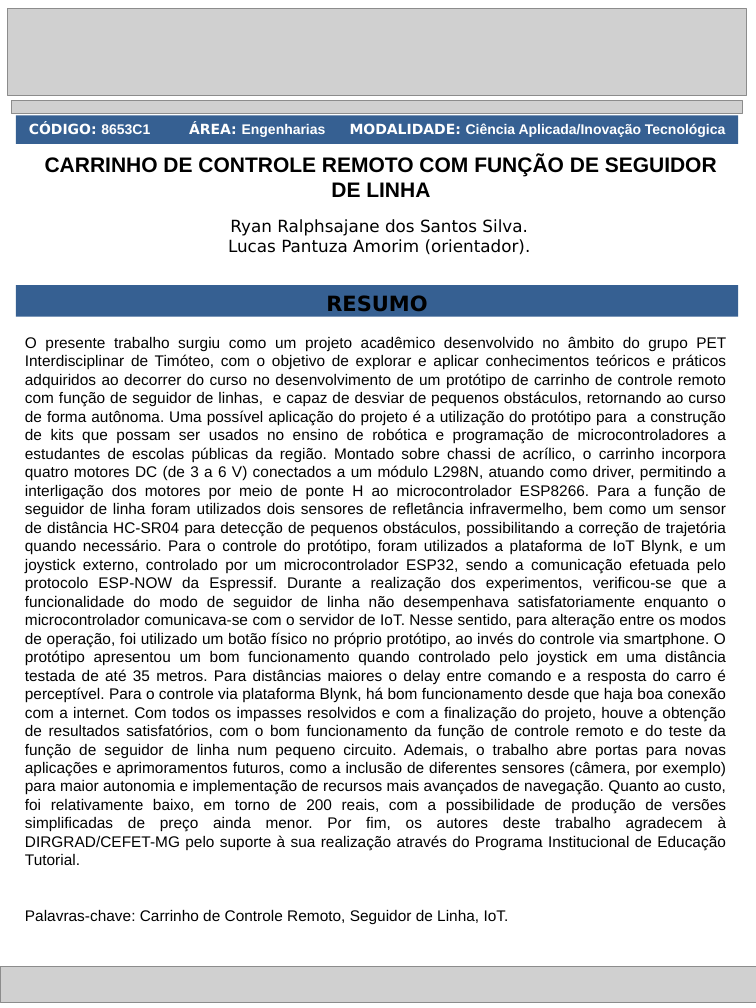
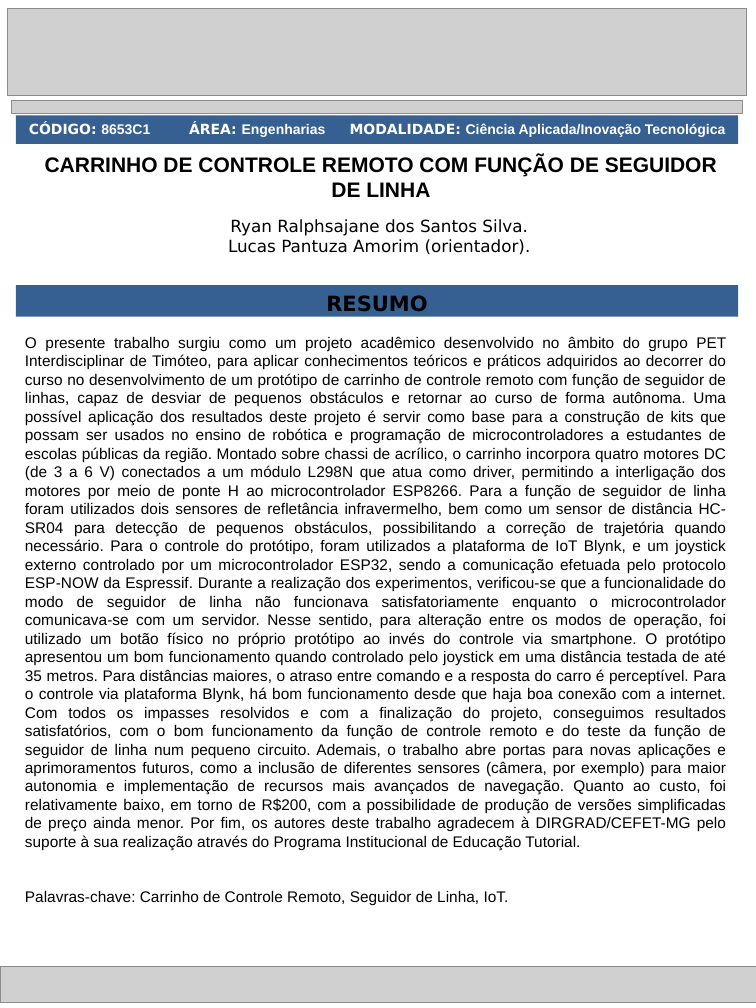
Before and after one commit to lucaspantuza/iot, a slide deck: slide 1 of PROJETO META carrinho - Ryan/Resumo-Informativo-META-2023.pptx. Drawn at 756x1008 pixels with LibreOffice and Linux fonts; fonts in the diff are those of the drawing; grey boxes stand for pictures. Boxes give left, top, right and bottom in pixels: in the first picture for what was removed or moved away, otherwise in the second. Text is boxed around its words. In the diff, an @@ line names an element or a change of style, - is before the commit and + after.

```diff
--- a/PROJETO META carrinho - Ryan/Resumo-Informativo-META-2023.pptx
+++ b/PROJETO META carrinho - Ryan/Resumo-Informativo-META-2023.pptx
@@ text at (25,336,726,851): text changed @@
-O presente trabalho surgiu como um projeto acadêmico desenvolvido no âmbito do grupo PET Interdisciplinar de Timóteo, com o objetivo de explorar e aplicar conhecimentos teóricos e práticos adquiridos ao decorrer do curso no desenvolvimento de um protótipo de carrinho de controle remoto com função de seguidor de linhas, e capaz de desviar de pequenos obstáculos, retornando ao curso de forma autônoma. Uma possível aplicação do projeto é a utilização do protótipo para a construção de kits que possam ser usados no ensino de robótica e programação de microcontroladores a estudantes de escolas públicas da região. Montado sobre chassi de acrílico, o carrinho incorpora quatro motores DC (de 3 a 6 V) conectados a um módulo L298N, atuando como driver, permitindo a interligação dos motores por meio de ponte H ao microcontrolador ESP8266. Para a função de seguidor de linha foram utilizados dois sensores de refletância infravermelho, bem como um sensor de distância HC-SR04 para detecção de pequenos obstáculos, possibilitando a correção de trajetória quando necessário. Para o controle do protótipo, foram utilizados a plataforma de IoT Blynk, e um joystick externo, controlado por um microcontrolador ESP32, sendo a comunicação efetuada pelo protocolo ESP-NOW da Espressif. Durante a realização dos experimentos, verificou-se que a funcionalidade do modo de seguidor de linha não desempenhava satisfatoriamente enquanto o microcontrolador comunicava-se com o servidor de IoT. Nesse sentido, para alteração entre os modos de operação, foi utilizado um botão físico no próprio protótipo, ao invés do controle via smartphone. O protótipo apresentou um bom funcionamento quando controlado pelo joystick em uma distância testada de até 35 metros. Para distâncias maiores o delay entre comando e a resposta do carro é perceptível. Para o controle via plataforma Blynk, há bom funcionamento desde que haja boa conexão com a internet. Com todos os impasses resolvidos e com a finalização do projeto, houve a obtenção de resultados satisfatórios, com o bom funcionamento da função de controle remoto e do teste da função de seguidor de linha num pequeno circuito. Ademais, o trabalho abre portas para novas aplicações e aprimoramentos futuros, como a inclusão de diferentes sensores (câmera, por exemplo) para maior autonomia e implementação de recursos mais avançados de navegação. Quanto ao custo, foi relativamente baixo, em torno de 200 reais, com a possibilidade de produção de versões simplificadas de preço ainda menor. Por fim, os autores deste trabalho agradecem à DIRGRAD/CEFET-MG pelo suporte à sua realização através do Programa Institucional de Educação Tutorial.
+O presente trabalho surgiu como um projeto acadêmico desenvolvido no âmbito do grupo PET Interdisciplinar de Timóteo, para aplicar conhecimentos teóricos e práticos adquiridos ao decorrer do curso no desenvolvimento de um protótipo de carrinho de controle remoto com função de seguidor de linhas, capaz de desviar de pequenos obstáculos e retornar ao curso de forma autônoma. Uma possível aplicação dos resultados deste projeto é servir como base para a construção de kits que possam ser usados no ensino de robótica e programação de microcontroladores a estudantes de escolas públicas da região. Montado sobre chassi de acrílico, o carrinho incorpora quatro motores DC (de 3 a 6 V) conectados a um módulo L298N que atua como driver, permitindo a interligação dos motores por meio de ponte H ao microcontrolador ESP8266. Para a função de seguidor de linha foram utilizados dois sensores de refletância infravermelho, bem como um sensor de distância HC-SR04 para detecção de pequenos obstáculos, possibilitando a correção de trajetória quando necessário. Para o controle do protótipo, foram utilizados a plataforma de IoT Blynk, e um joystick externo controlado por um microcontrolador ESP32, sendo a comunicação efetuada pelo protocolo ESP-NOW da Espressif. Durante a realização dos experimentos, verificou-se que a funcionalidade do modo de seguidor de linha não funcionava satisfatoriamente enquanto o microcontrolador comunicava-se com um servidor. Nesse sentido, para alteração entre os modos de operação, foi utilizado um botão físico no próprio protótipo ao invés do controle via smartphone. O protótipo apresentou um bom funcionamento quando controlado pelo joystick em uma distância testada de até 35 metros. Para distâncias maiores, o atraso entre comando e a resposta do carro é perceptível. Para o controle via plataforma Blynk, há bom funcionamento desde que haja boa conexão com a internet. Com todos os impasses resolvidos e com a finalização do projeto, conseguimos resultados satisfatórios, com o bom funcionamento da função de controle remoto e do teste da função de seguidor de linha num pequeno circuito. Ademais, o trabalho abre portas para novas aplicações e aprimoramentos futuros, como a inclusão de diferentes sensores (câmera, por exemplo) para maior autonomia e implementação de recursos mais avançados de navegação. Quanto ao custo, foi relativamente baixo, em torno de R$200, com a possibilidade de produção de versões simplificadas de preço ainda menor. Por fim, os autores deste trabalho agradecem à DIRGRAD/CEFET-MG pelo suporte à sua realização através do Programa Institucional de Educação Tutorial.
```
Also in this commit, not shown: 4 other files.
